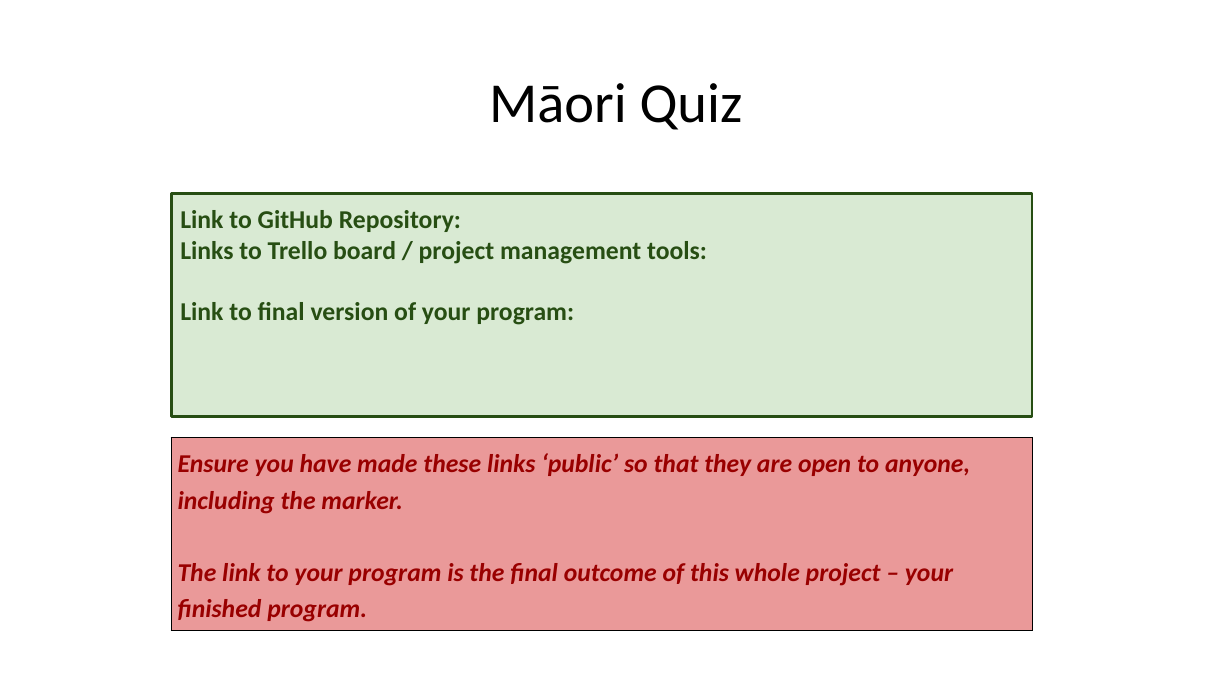
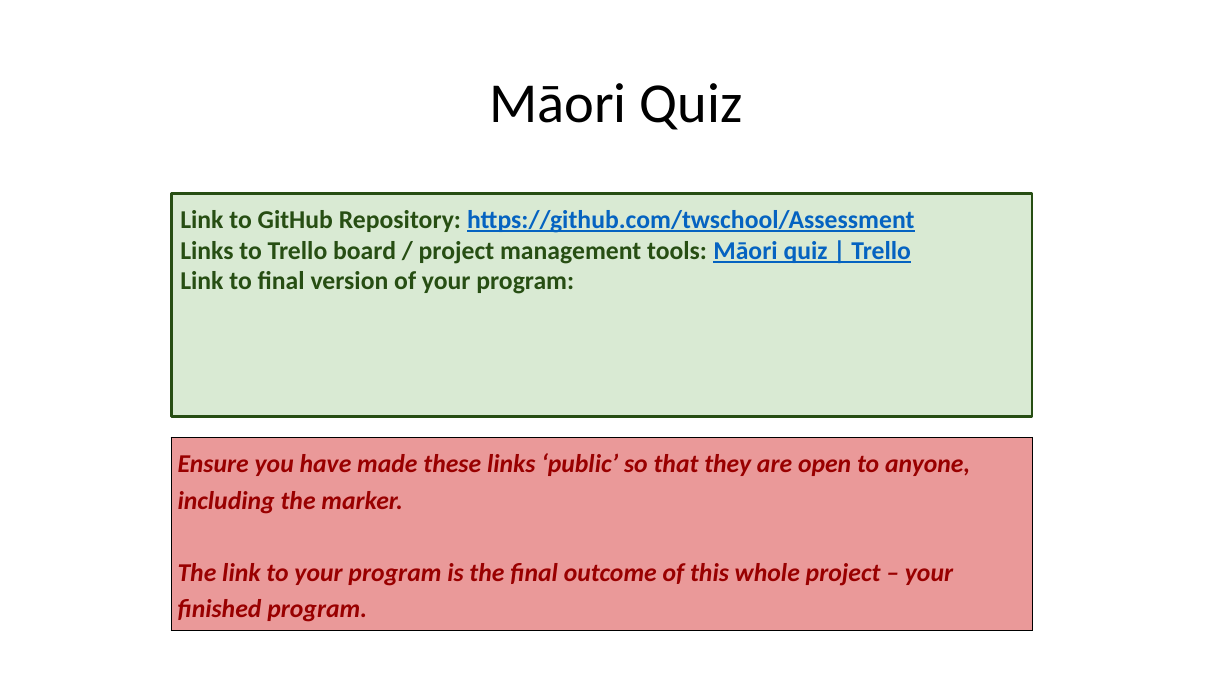
Before and after one commit to twschool/Assessment, a slide deck: slide 2 of Maori quiz documentation.pptx. Drawn at 1232x693 pixels with LibreOffice and Linux fonts; fonts in the diff are those of the drawing. Boxes give left, top, right and bottom in pixels: in the first picture for what was removed or moved away, otherwise in the second. Text is boxed around its words. In the diff, an @@ line names an element or a change of style, - is before the commit and + after.

Commit message:
Update Maori quiz documentation.pptx
Powerpoint changed to include a few extra links

```diff
--- a/Maori quiz documentation.pptx
+++ b/Maori quiz documentation.pptx
@@ text in rectangle at [180, 210, 914, 264]: text changed @@
-Link to GitHub Repository:
-Links to Trello board / project management tools:
+Link to GitHub Repository: https://github.com/twschool/Assessment
+Links to Trello board / project management tools: Māori quiz | Trello
```
